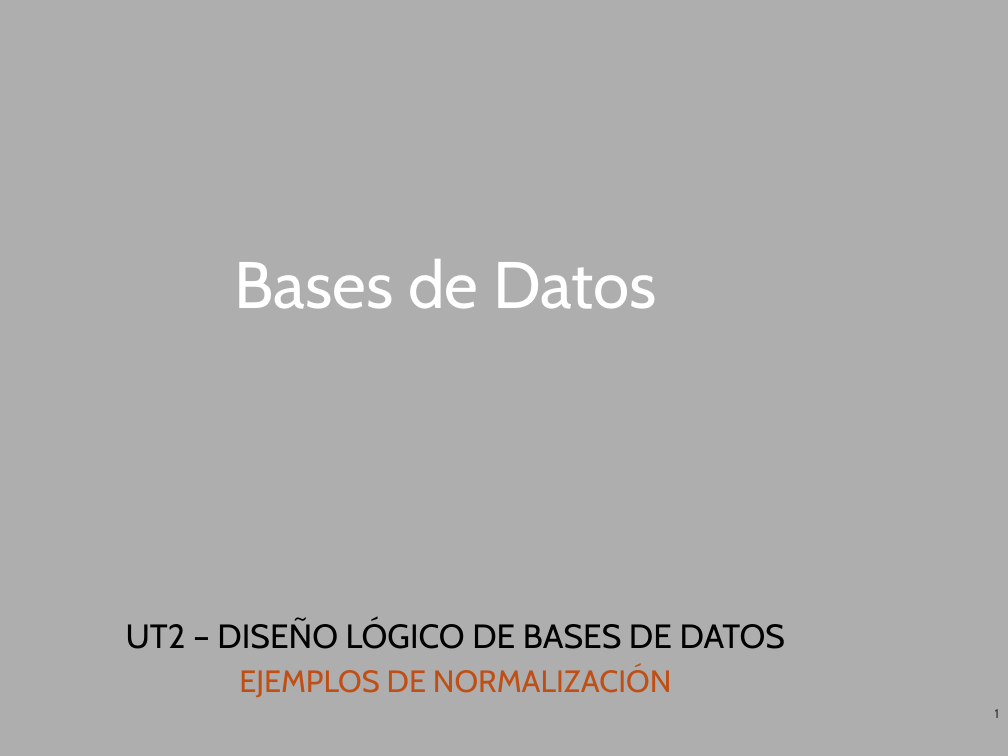
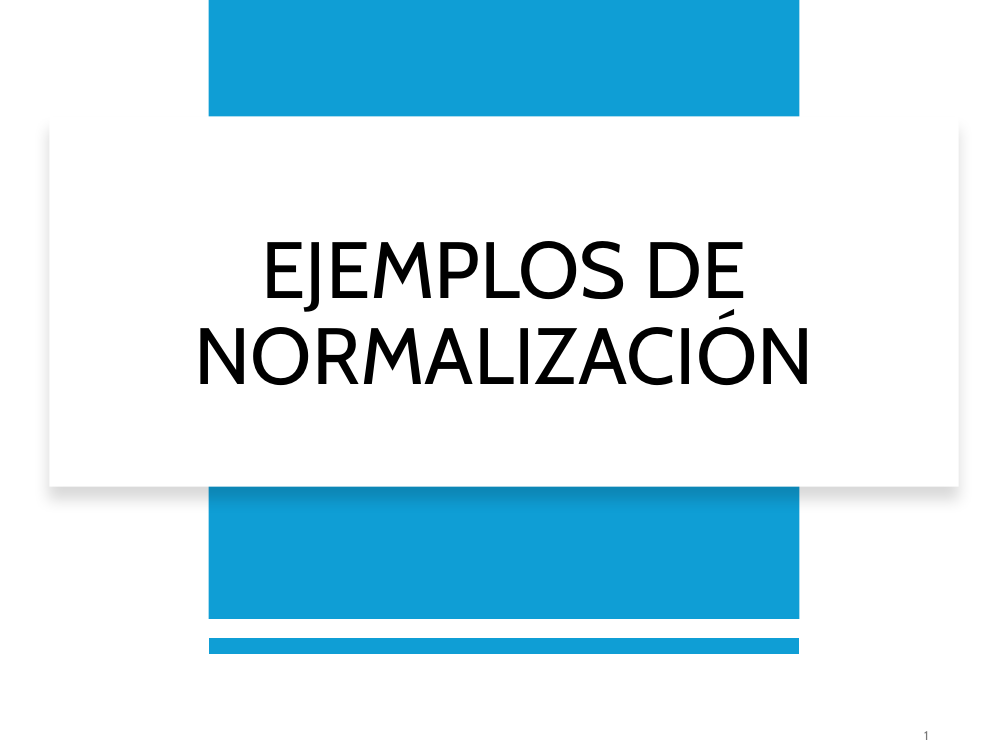
Before and after one commit to NuriaCelis/GBD25-26, a slide deck: slide 1 of Tema2/EJEMPLOS NORMALIZACION.pptx. Drawn at 1008x756 pixels with LibreOffice and Linux fonts; fonts in the diff are those of the drawing. Boxes give left, top, right and bottom in pixels: in the first picture for what was removed or moved away, otherwise in the second. Text is boxed around its words. In the diff, an @@ line names an element or a change of style, - is before the commit and + after.

```diff
--- a/Tema2/EJEMPLOS NORMALIZACION.pptx
+++ b/Tema2/EJEMPLOS NORMALIZACION.pptx
@@ background #AEAEAE to #FFFFFF @@
@@ rectangle added at box(209, 0, 799, 619), fill #0F9ED5 @@
@@ rectangle added at box(49, 116, 959, 486), fill #FFFFFF @@
@@ title at box(195, 241, 814, 385): text changed; size 47 to 57 pt; text colour #FFFFFF to #000000 @@
-Bases de Datos
+EJEMPLOS DE NORMALIZACIÓN
@@ subtitle removed at box(126, 620, 785, 698) @@
-UT2 – DISEÑO LÓGICO DE BASES DE DATOS
-EJEMPLOS DE NORMALIZACIÓN
@@ line added from (799, 646) to (209, 646), #0F9ED5 12 pt @@
@@ page number: place and size @@
-page number at box(995, 709, 999, 718)
+page number at box(924, 731, 928, 740)
@@ page number at box(924, 731, 928, 740): text colour #000000 at 70% opacity to #797979 @@
```
Also in this commit, not shown: 8 other slides changed, 1 slide added, 4 other files.
